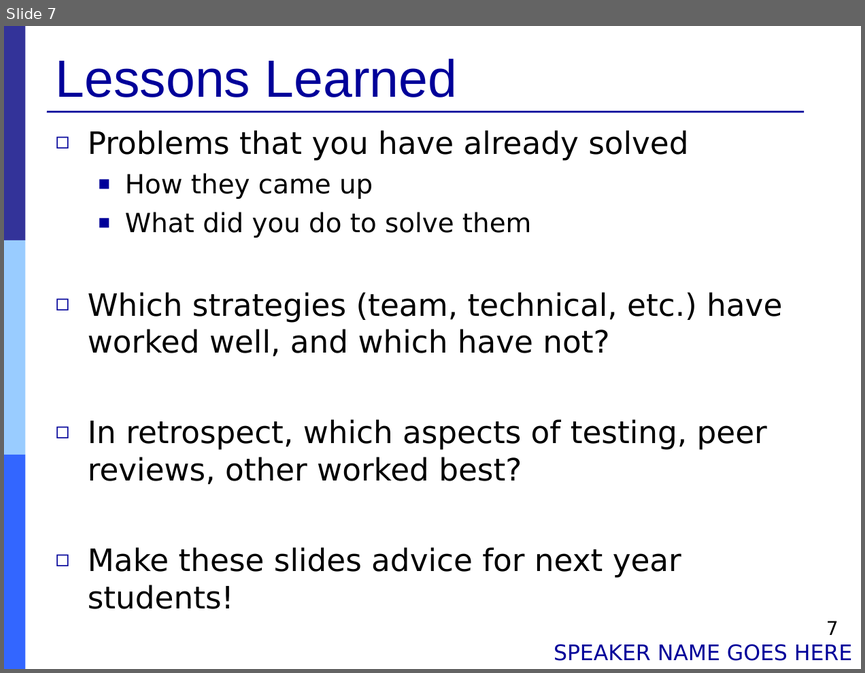
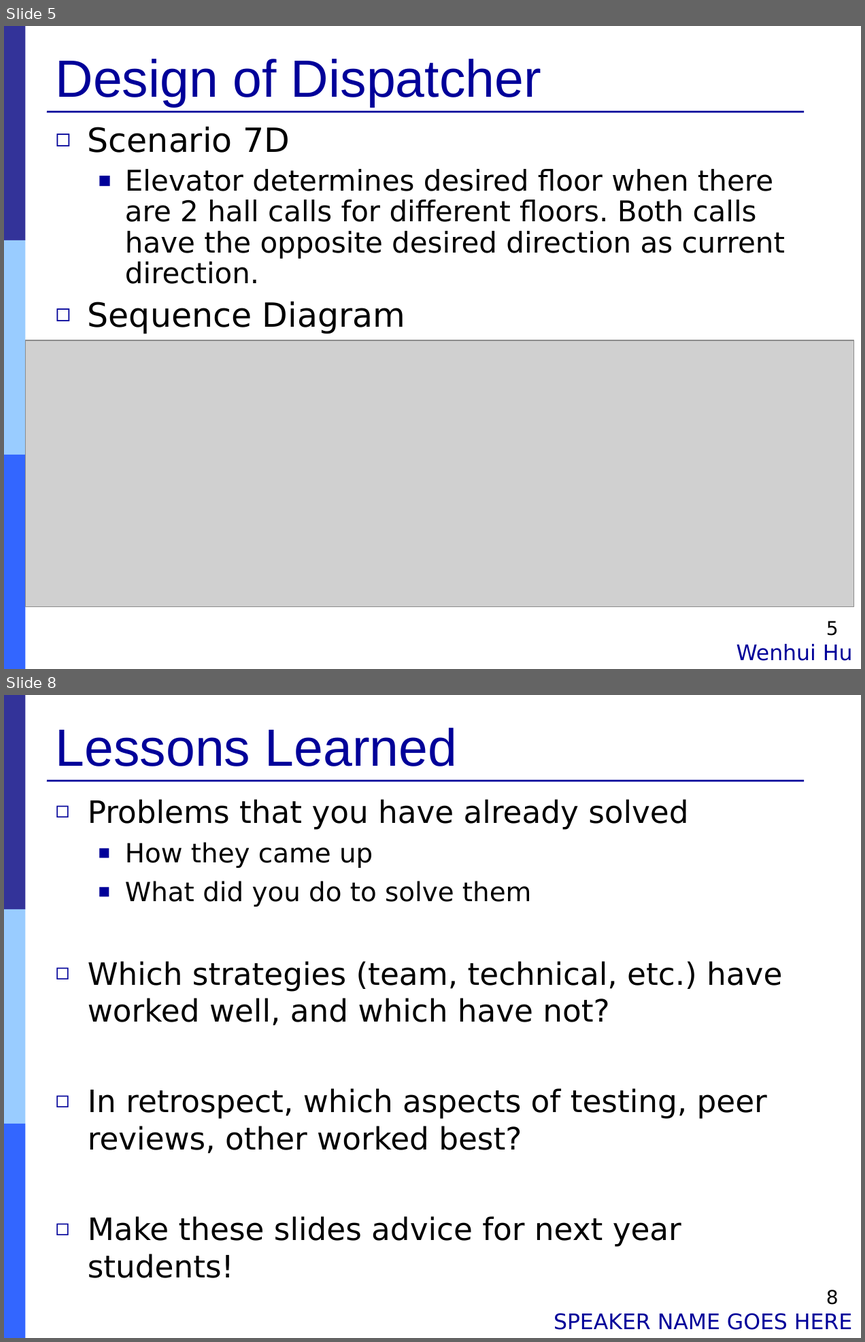
Before and after one commit to Muliang/18649, a slide deck: logs/09_final_pres.ppt. Shown one above the other, each under a label of ours: slide 7 before the commit, slides 5 and 8 after it; the slides between them are not shown. The pictures are 865x673 and 865x1342 pixels, drawn with LibreOffice and Linux fonts; fonts in the diff are those of the drawing; grey boxes stand for pictures. Boxes give left, top, right and bottom in pixels: in the first picture for what was removed or moved away, otherwise in the second. Text is boxed around its words. In the diff, an @@ line names an element or a change of style, - is before the commit and + after.

Commit message:
first draft ppt wenhui

```diff
--- a/logs/09_final_pres.ppt
+++ b/logs/09_final_pres.ppt
@@ slide 5 added at box(4, 26, 861, 669), background #FFFFFF; not listed: 4 template elements that a slide beside it also shows @@
@@ title added at box(56, 59, 541, 107), 44 pt, text #000099 @@
+Design of Dispatcher
@@ text added at box(88, 126, 785, 334), 24 pt, text #000000 @@
+◻ Scenario 7D
+  ■ Elevator determines desired floor when there are 2 hall calls for different floors. Both calls have the opposite desired direction as current direction.
+◻ Sequence Diagram
@@ picture added at box(26, 340, 854, 607) @@
@@ page number added at box(826, 620, 838, 635), 16 pt, text #000000 @@
+5
@@ text added at box(736, 643, 853, 660), 18 pt, text #000099 @@
+Wenhui Hu
@@ what was slide 7 is now slide 8 @@
@@ page number at box(826, 1289, 838, 1304): text changed @@
-7
+8
```
Also in this commit, not shown: 3 slides changed, 3 other slides added, 3 slides removed, 3 other files.
